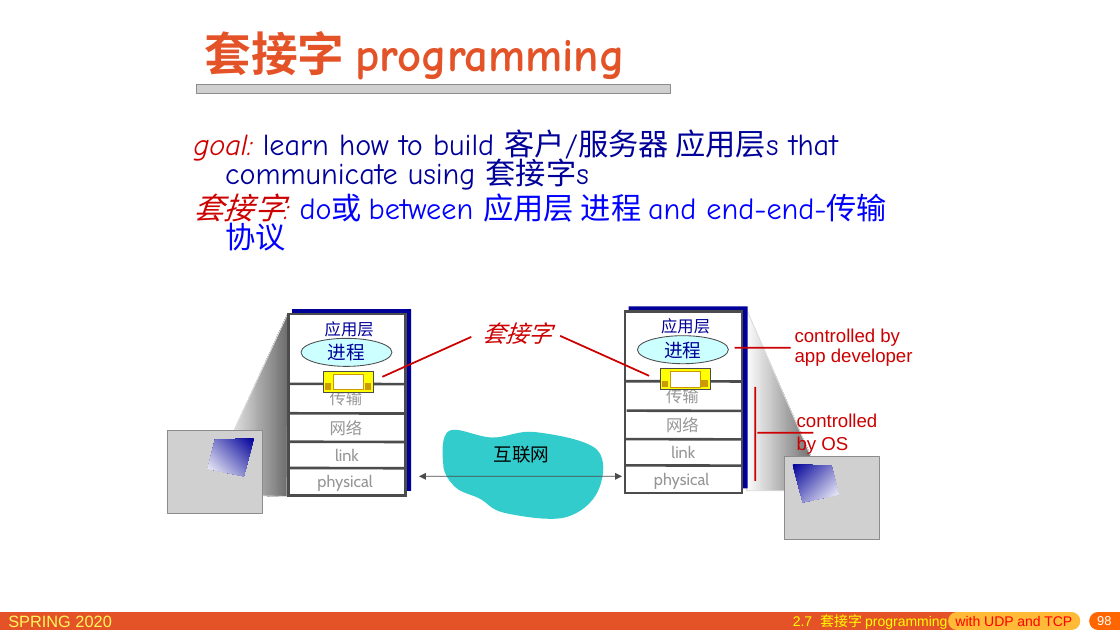
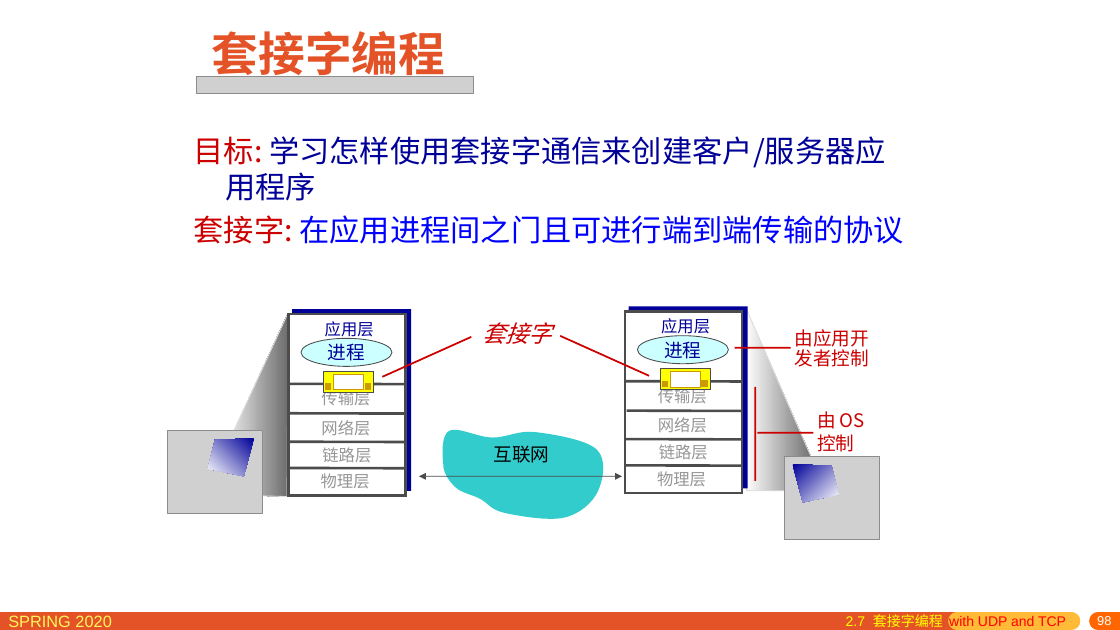
Before and after one commit to network-distributed/presentations, a slide deck: slide 98 of chapter2_cn.pptx. Drawn at 1120x630 pixels with LibreOffice and Linux fonts; fonts in the diff are those of the drawing; grey boxes stand for pictures. Boxes give left, top, right and bottom in pixels: in the first picture for what was removed or moved away, otherwise in the second. Text is boxed around its words. In the diff, an @@ line names an element or a change of style, - is before the commit and + after.

```diff
--- a/chapter2_cn.pptx
+++ b/chapter2_cn.pptx
@@ title at [212,23,445,77]: text changed; font Comic Neue to Noto Sans CJK SC @@
-套接字 programming
+套接字编程
@@ picture: place and size @@
-picture at [197,85,670,93]
+picture at [197,77,475,94]
@@ text at [194,136,904,244]: text changed; font Comic Neue to Noto Sans CJK SC @@
-goal: learn how to build 客户/服务器 应用层s that communicate using 套接字s
-套接字: do或 between 应用层 进程 and end-end-传输 协议
+目标: 学习怎样使用套接字通信来创建客户/服务器应用程序
+套接字: 在应用进程间之门且可进行端到端传输的协议
@@ text at [795,329,869,367]: text changed; font Arial to Noto Sans CJK SC @@
-controlled by
-app developer
+由应用开
+发者控制
@@ text at [321,388,370,405]: text changed; font Cabin to Noto Sans CJK SC @@
-传输
+传输层
@@ text at [658,385,707,403]: text changed @@
-传输
+传输层
@@ text at [658,417,707,432]: text changed @@
-网络
+网络层
@@ text at [817,411,865,452]: text changed; font Arial to Noto Sans CJK SC @@
-controlled
-by OS
+由 OS
+控制
@@ text at [321,420,370,435]: text changed; font Cabin to Noto Sans CJK SC @@
-网络
+网络层
@@ text at [322,447,371,467]: text changed; font Cabin to Noto Sans CJK SC @@
-link
+链路层
@@ text at [659,444,708,459]: text changed @@
-link
+链路层
@@ text at [321,473,370,488]: text changed; font Cabin to Noto Sans CJK SC @@
-physical
+物理层
@@ text at [657,471,706,486]: text changed @@
-physical
+物理层
@@ text at [846,614,1066,630]: text changed; text colour #FFFF00 to #FF0000 @@
-2.7 套接字 programming with UDP and TCP
+2.7 套接字编程 with UDP and TCP
```
Also in this commit, not shown: 15 other slides changed, 1 other file.
